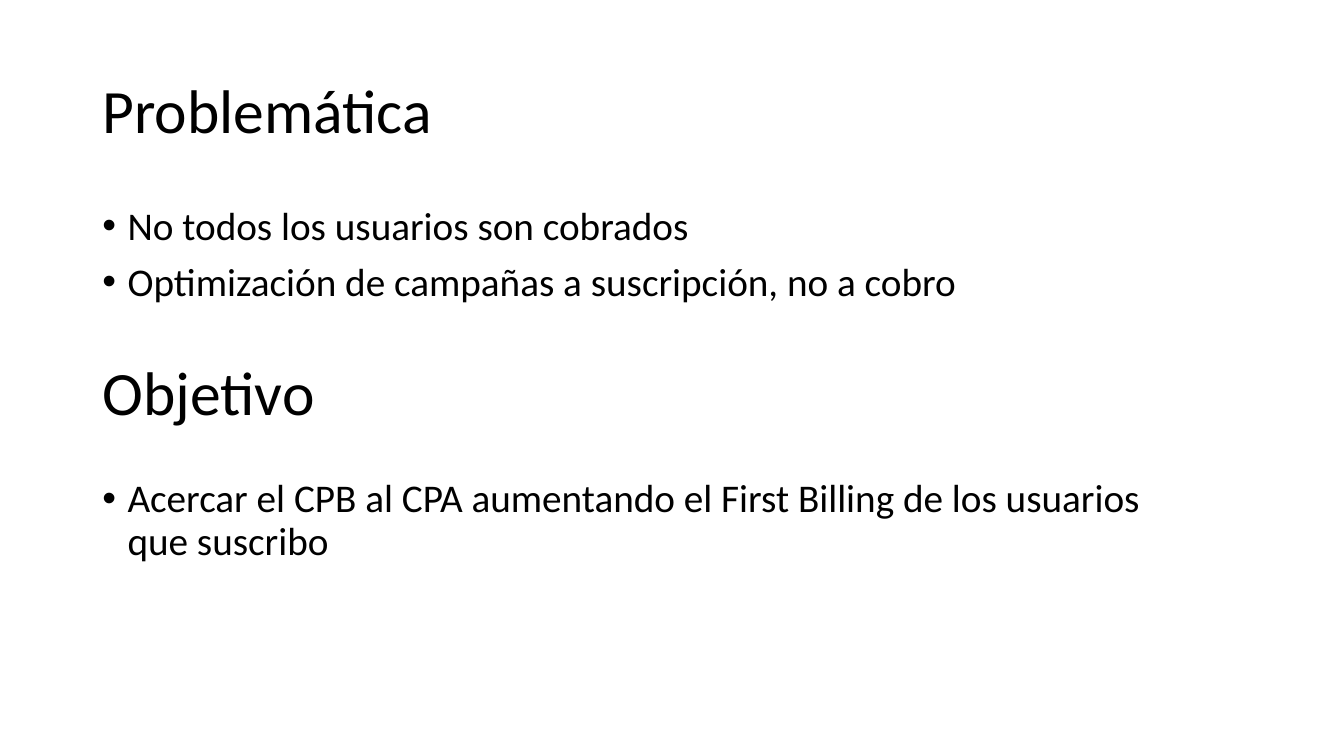
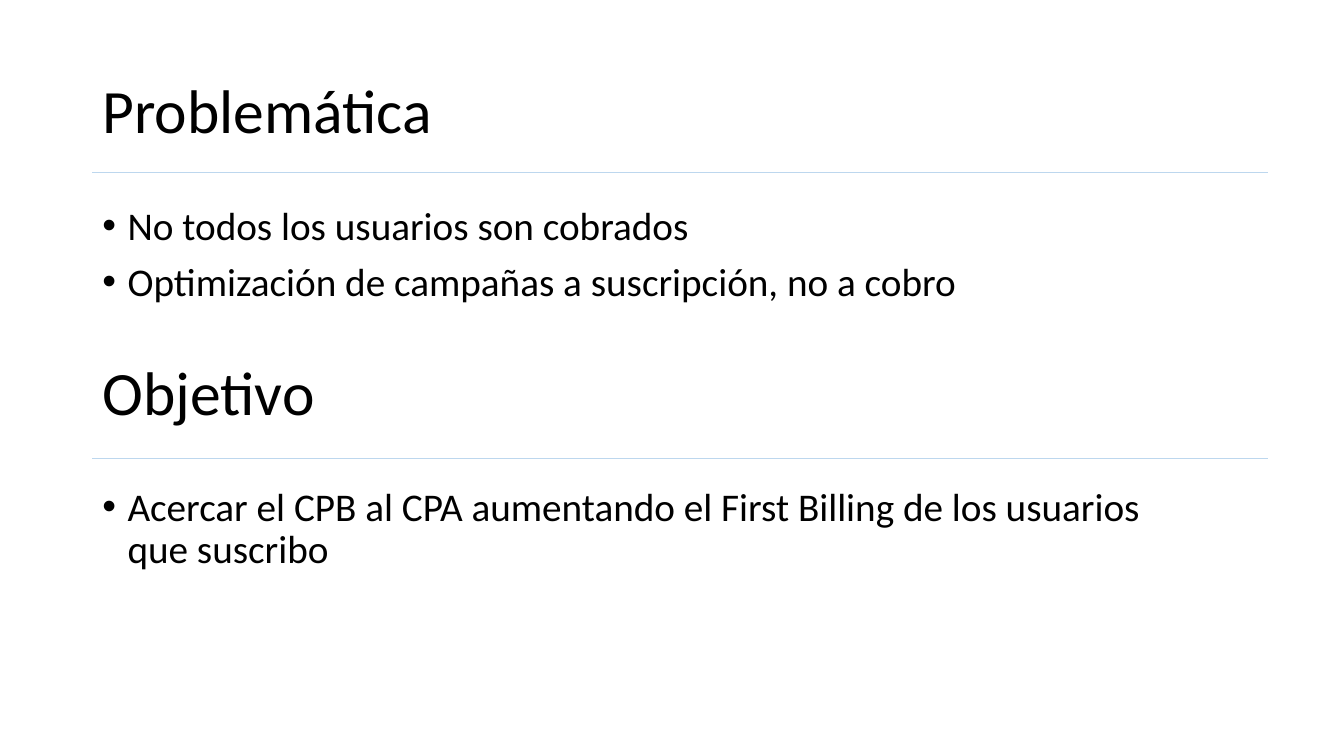
Before and after one commit to dptomarketingjme/TFM, a slide deck: slide 3 of presentacionTFM.pptx. Drawn at 1344x756 pixels with LibreOffice and Linux fonts; fonts in the diff are those of the drawing. Boxes give left, top, right and bottom in pixels: in the first picture for what was removed or moved away, otherwise in the second. Text is boxed around its words. In the diff, an @@ line names an element or a change of style, - is before the commit and + after.

```diff
--- a/presentacionTFM.pptx
+++ b/presentacionTFM.pptx
@@ line added from (93, 172) to (1268, 172), #BDD7EE 0.5 pt @@
@@ line added from (93, 458) to (1268, 458), #BDD7EE 0.5 pt @@
@@ text "Acercar el CPB al CPA ...": place and size @@
-text "Acercar el CPB al CPA ..." at [128,484,1140,562]
+text "Acercar el CPB al CPA ..." at [128,493,1140,570]
```
Also in this commit, not shown: 12 other slides changed.
